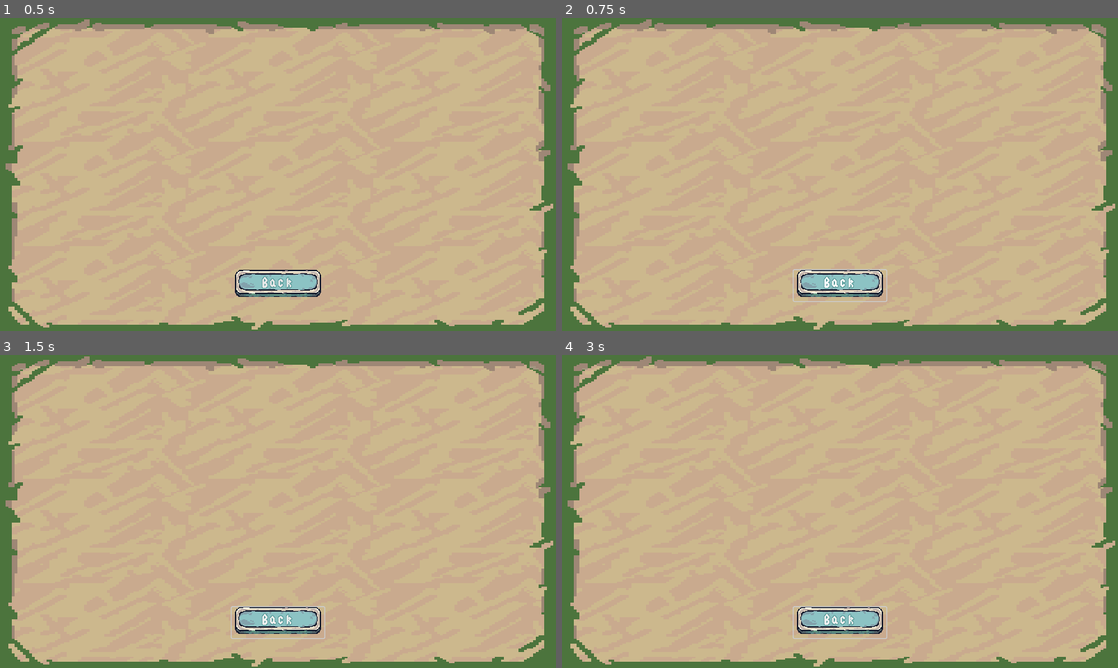
Above: before the commit, frames 1-4 (two rows, left to right).
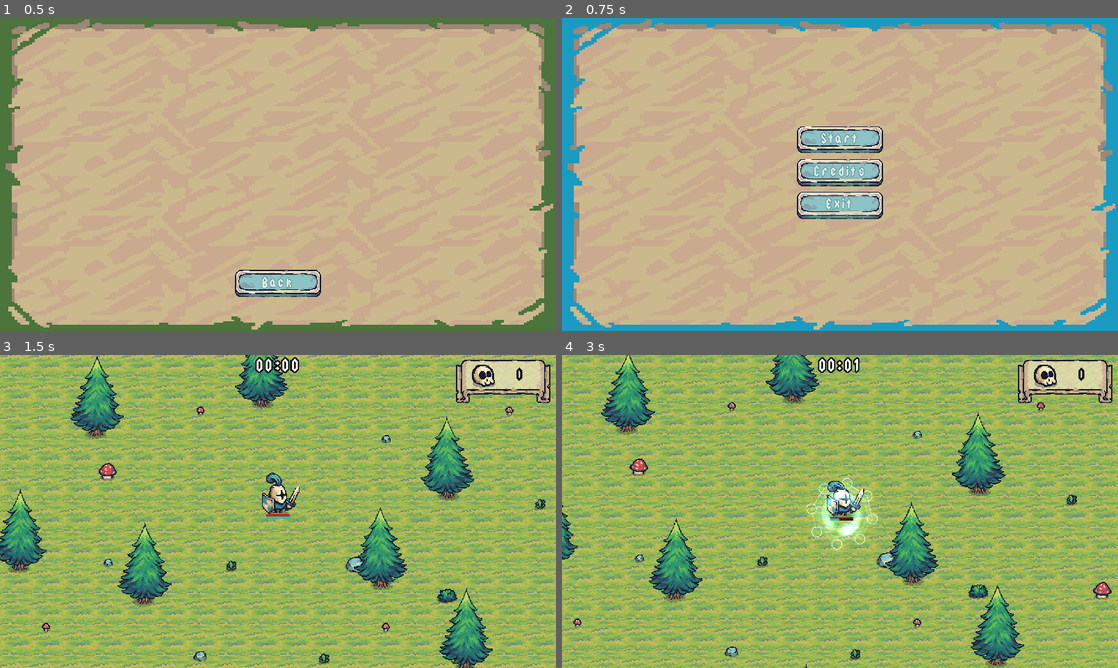
Above: after the commit, the same moments.

Repository: GracilianoOG/godot-dio-tiny-swords
Game: Godot game, scene res://ui/game_credits.tscn
The game is run twice, just before and just after one commit, with the same random seed, the same clock (stepped at 60 frames per second) and the same inputs. This scene is started directly instead of the project's main scene.
Inputs (mouse positions are in pixels of both pictures, inside the frame that each line leads up to):
- Up to frame 1 (0.5 s): no input
- Up to frame 2 (0.75 s): click "Back" at 0.5 s
- Up to frame 3 (1.5 s): click (278, 480) at 1.25 s, where only the run after the commit has a clickable "Start"
- Up to frame 4 (3 s): move the mouse to (962, 495) at 2.02 s; hold D (move_right) 2.03-2.78 s; click (962, 495) at 2.1 s; move the mouse to (728, 527) at 2.77 s; hold S (move_down) from 2.78 s (still down); tap F (special) at 2.85 s

Frame 1 is identical in both runs. In frame 2, 15% of the frame differs, in the area x 0-100%, y 0-100%; in frame 3, 100%; in frame 4, 100%.

Commit message:
Add script to go back to the menu

Diff:
--- /dev/null
+++ b/ui/game_credits.gd
@@ -0,0 +1,5 @@
+extends Control
+
+
+func _on_back_pressed():
+	get_tree().change_scene_to_file("res://ui/game_menu.tscn")
--- a/ui/game_credits.tscn
+++ b/ui/game_credits.tscn
@@ -1,6 +1,7 @@
-[gd_scene load_steps=3 format=3 uid="uid://c3irvfnph57in"]
+[gd_scene load_steps=4 format=3 uid="uid://c3irvfnph57in"]
 
 [ext_resource type="Texture2D" uid="uid://hmm6upe3hswi" path="res://addons/Tiny Swords/UI/Banners/Carved_9Slides.png" id="1_e022u"]
+[ext_resource type="Script" path="res://ui/game_credits.gd" id="1_k5eeg"]
 [ext_resource type="Theme" uid="uid://boj6554acc23l" path="res://ui/default_btn_theme.tres" id="2_ee5di"]
 
 [node name="GameCredits" type="Control"]
@@ -10,6 +11,7 @@
 anchor_bottom = 1.0
 grow_horizontal = 2
 grow_vertical = 2
+script = ExtResource("1_k5eeg")
 
 [node name="ColorRect" type="ColorRect" parent="."]
 layout_mode = 1
@@ -43,8 +45,10 @@
 grow_horizontal = 2
 grow_vertical = 0
 
-[node name="Button" type="Button" parent="VBoxContainer"]
+[node name="Back" type="Button" parent="VBoxContainer"]
 custom_minimum_size = Vector2(192, 64)
 layout_mode = 2
 theme = ExtResource("2_ee5di")
 text = "Back"
+
+[connection signal="pressed" from="VBoxContainer/Back" to="." method="_on_back_pressed"]
